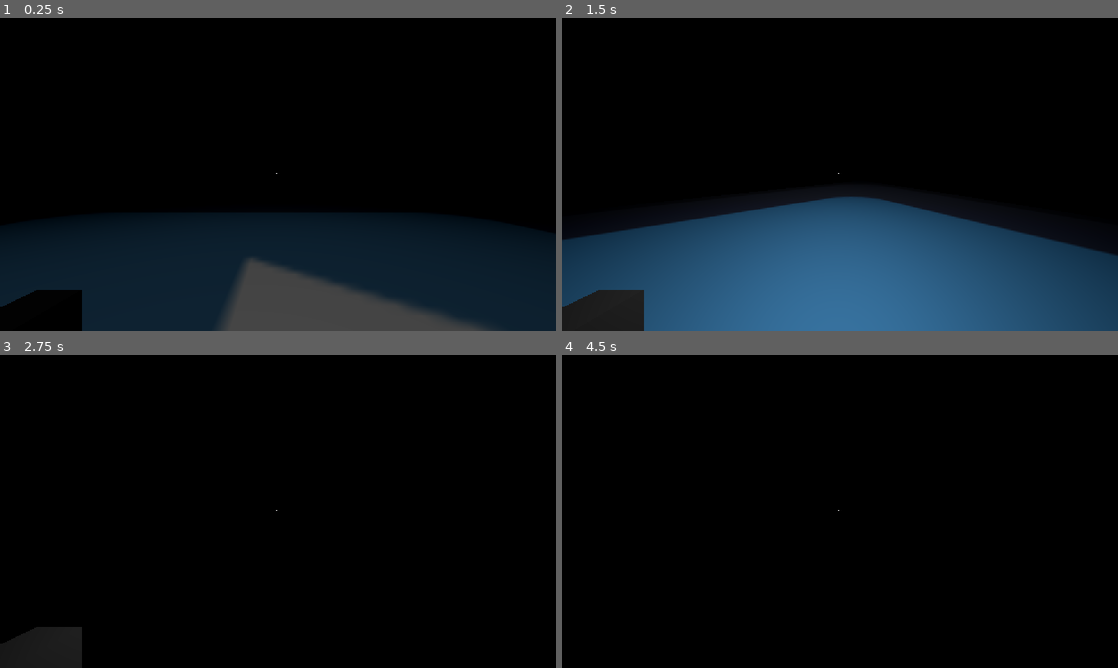
Above: before the commit, frames 1-4 (two rows, left to right).
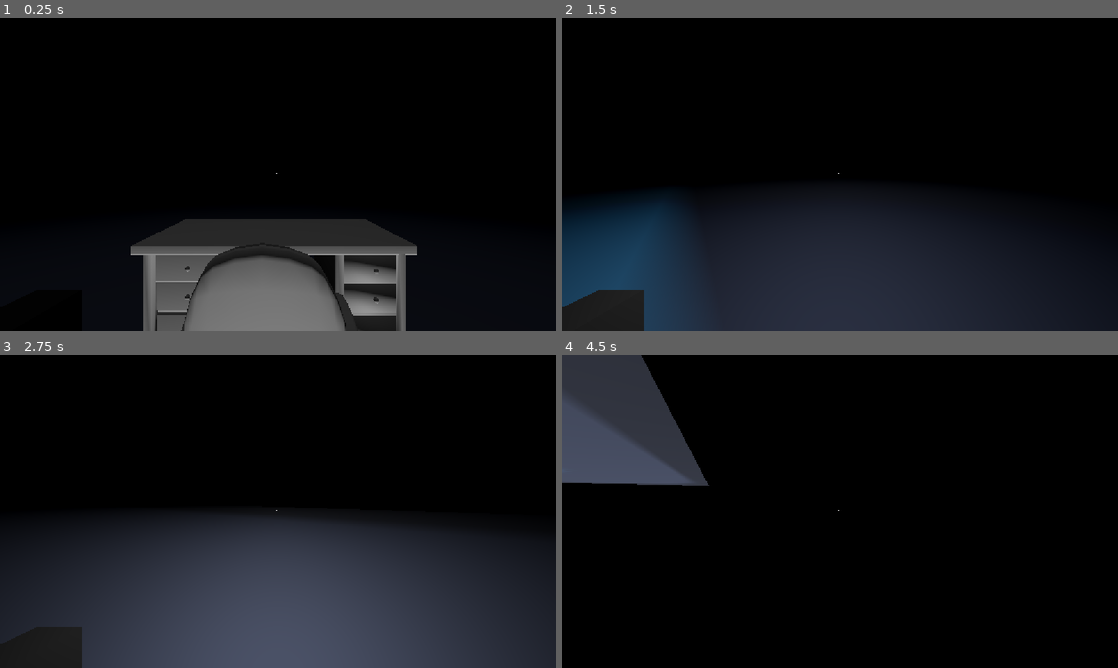
Above: after the commit, the same moments.

Repository: BlaineLockard/cabin-in-the-woods
Game: Godot game, scene res://Main.tscn
Same seed, same stepped clock (60 frames per second), same inputs: the game is played once before the commit and once after it. The project has no main scene, so this scene is started directly. The engine's default icon, where the game draws it, is replaced by a stand-in: a white triangle on a blue panel in a dark square.
Inputs (mouse positions are in pixels of both pictures, inside the frame that each line leads up to):
- Up to frame 1 (0.25 s): no input
- Up to frame 2 (1.5 s): tap Enter at 0.5 s; move the mouse to (962, 158) at 0.52 s; hold D (right) 0.53-1.28 s; tap F (light) at 0.6 s; click (962, 158) at 0.67 s; tap Space (jump) at 0.77 s; move the mouse to (812, 174) at 1.27 s; hold W (up) from 1.28 s (still down); tap V (noclip) at 1.35 s
- Up to frame 3 (2.75 s): keep holding W (up); tap Space (jump) at 1.52 s; move the mouse to (289, 505) at 2.02 s; hold Shift (sprint) from 2.03 s (still down)
- Up to frame 4 (4.5 s): keep holding W (up); move the mouse to (834, 517) at 2.77 s; release Shift (sprint) at 2.78 s; tap F (light) at 2.85 s; tap Space (jump) at 3.02, 3.77, 4.25 s; move the mouse to (878, 514) at 3.52 s; tap V (noclip) at 3.6 s; move the mouse to (795, 508) at 4.27 s; tap Shift (sprint) at 4.35 s

The runs differ from the first frame. In frame 1, 30% of the frame differs, in the area x 0-100%, y 63-100%; in frame 2, 32%; in frame 3, 44%, in the area x 0-100%, y 50-100%; in frame 4, 8.4%.

Commit message:
Imported some 3d models
Got a few free 3d assets online, imported them and put collision boxes on them. also the floor is big now dont worry about that

Diff:
--- a/Main.tscn
+++ b/Main.tscn
@@ -2,6 +2,9 @@
 
 [ext_resource type="PackedScene" uid="uid://cb76138h5aq4m" path="res://scenes/Player.tscn" id="1_glv2v"]
 [ext_resource type="Texture2D" uid="uid://yhmq6odv1bwr" path="res://assets/textures/icon.svg" id="1_uu6xs"]
+[ext_resource type="ArrayMesh" uid="uid://qsov8wi283ok" path="res://assets/models/Desk.obj" id="2_r0du0"]
+[ext_resource type="ArrayMesh" uid="uid://c51xda44jo4uv" path="res://assets/models/Office chair.obj" id="4_cm0pq"]
+[ext_resource type="ArrayMesh" uid="uid://b1h53gl2biodn" path="res://eb_metal_shelf_01.obj" id="5_fos0i"]
 
 [sub_resource type="Environment" id="Environment_glv2v"]
 background_mode = 1
@@ -9,6 +12,12 @@
 
 [sub_resource type="StandardMaterial3D" id="StandardMaterial3D_uu6xs"]
 albedo_texture = ExtResource("1_uu6xs")
+
+[sub_resource type="BoxShape3D" id="BoxShape3D_ucjdu"]
+size = Vector3(104.17432, 81.090324, 37.249474)
+
+[sub_resource type="BoxShape3D" id="BoxShape3D_qh475"]
+size = Vector3(535.21497, 60.58231, 196.91144)
 
 [node name="Root" type="Node3D" unique_id=1121203160]
 
@@ -29,9 +38,42 @@
 environment = SubResource("Environment_glv2v")
 
 [node name="floor" type="CSGBox3D" parent="." unique_id=1072340961]
+transform = Transform3D(1, 0, 0, 0, 1, 0, 0, 0, 1, -6.493511, 0, 56.440155)
 material_override = SubResource("StandardMaterial3D_uu6xs")
 use_collision = true
-size = Vector3(25, 0.1, 25)
+size = Vector3(332.0597, 0.1, 166.78937)
+
+[node name="OfficeChair" type="MeshInstance3D" parent="." unique_id=1698471665]
+transform = Transform3D(-0.001605421, 0, 1.2863618e-05, 0, 0.0014409574, 0, -1.5468908e-05, 0, -0.0013350344, 0.16671395, 0.051852614, -1.0402112)
+mesh = ExtResource("4_cm0pq")
+
+[node name="StaticBody3D" type="StaticBody3D" parent="OfficeChair" unique_id=603383122]
+
+[node name="CollisionShape3D" type="CollisionShape3D" parent="OfficeChair/StaticBody3D" unique_id=630671038]
+transform = Transform3D(0.999921, 0, 3.3527613e-08, 0, 1.9589249, 0, -1.0346994e-06, 0, 0.9999181, 4.2636757, 477.44864, -3.6795654)
+shape = SubResource("BoxShape3D_ucjdu")
+
+[node name="Desk" type="MeshInstance3D" parent="." unique_id=1886836]
+transform = Transform3D(0.005, 0, 0, 0, 0.005, 0, 0, 0, 0.005, -0.53775084, 0.05297208, -2.0341082)
+mesh = ExtResource("2_r0du0")
+
+[node name="StaticBody3D" type="StaticBody3D" parent="Desk" unique_id=928366755]
+transform = Transform3D(1, 0, 0, 0, 2.3042521, 0, 0, 0, 1, 0, 0, 0)
+disable_mode = 1
+
+[node name="CollisionShape3D" type="CollisionShape3D" parent="Desk/StaticBody3D" unique_id=165618410]
+transform = Transform3D(0.86045456, 0, 0, 0, 1.5329224, 0, 0, 0, 1.0551207, 142.04202, 46.487022, 1.489624)
+shape = SubResource("BoxShape3D_qh475")
+
+[node name="Shelf" type="MeshInstance3D" parent="." unique_id=573110669]
+transform = Transform3D(0.06423903, 0, 0, 0, 0.04440895, 0, 0, 0, 0.035, -0.4868698, 0.039644003, 4.72408)
+mesh = ExtResource("5_fos0i")
+
+[node name="StaticBody3D" type="StaticBody3D" parent="Shelf" unique_id=1550217657]
+
+[node name="CollisionShape3D" type="CollisionShape3D" parent="Shelf/StaticBody3D" unique_id=1089974978]
+transform = Transform3D(0.99992114, 0, 3.3527613e-08, 0, 1.958926, 0, -1.0346994e-06, 0, 0.99991816, 0.50643635, 83.1457, 19.948578)
+shape = SubResource("BoxShape3D_ucjdu")
 
 [node name="player" parent="." unique_id=1374814702 instance=ExtResource("1_glv2v")]
 transform = Transform3D(1, 0, 0, 0, 1, 0, 0, 0, 1, 0.17768764, 0, 0.07654047)
Not shown, added: assets/models/Desk.obj
Not shown, added: assets/models/Desk.obj.import
Not shown, added: assets/models/Office chair.obj
Not shown, added: assets/models/Office chair.obj.import
Binary file added: assets/textures/Chair Textures (idk how to apply them)/07.hdr
Not shown, added: assets/textures/Chair Textures (idk how to apply them)/07.hdr.import
Binary file added: assets/textures/Chair Textures (idk how to apply them)/2209.jpg
Not shown, added: assets/textures/Chair Textures (idk how to apply them)/2209.jpg.import
Binary file added: assets/textures/Chair Textures (idk how to apply them)/textiles_1_20090323_1963410504.png
Not shown, added: assets/textures/Chair Textures (idk how to apply them)/textiles_1_20090323_1963410504.png.import
Not shown, added: eb_metal_shelf_01.obj
Not shown, added: eb_metal_shelf_01.obj.import
